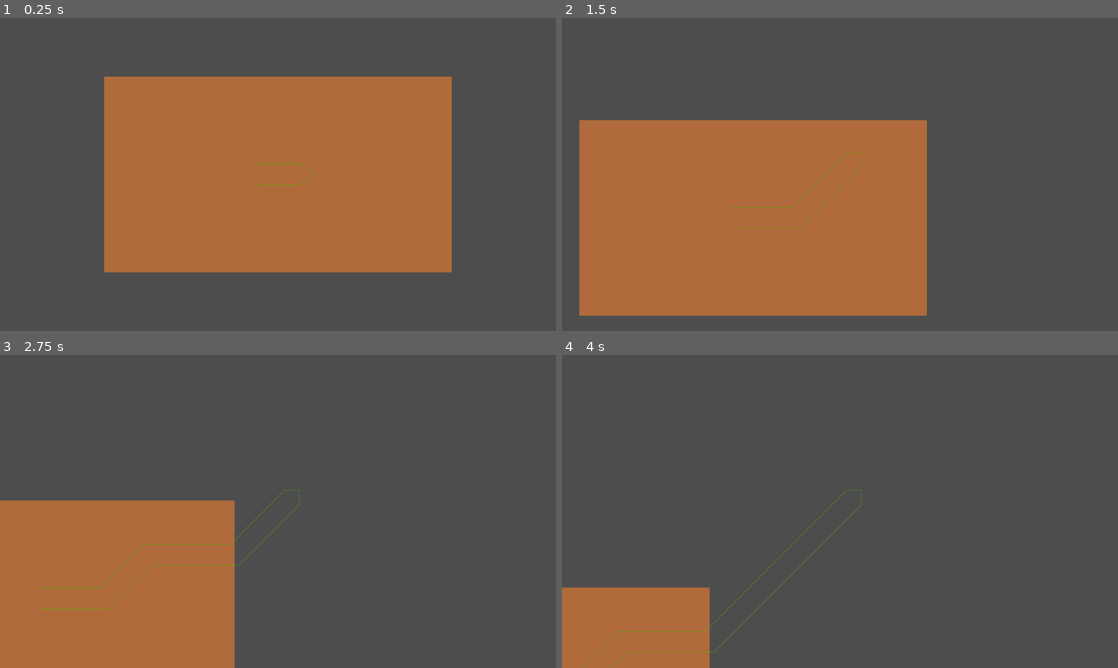
Above: before the commit, frames 1-4 (two rows, left to right).
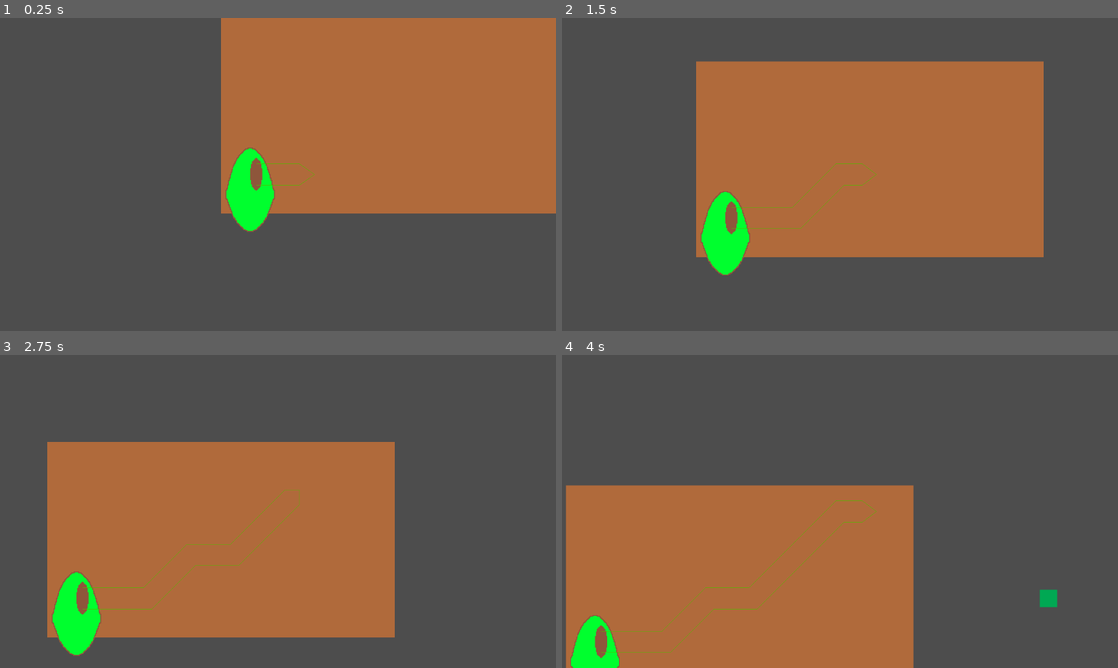
Above: after the commit, the same moments.

Repository: adammr333/root-game
Game: Godot game, scene res://scenes/game.tscn
Same seed, same stepped clock (60 frames per second), same inputs: the game is played once before the commit and once after it.
Inputs:
- Up to frame 1 (0.25 s): no input
- Up to frame 2 (1.5 s): tap Enter at 0.5 s; hold Up (ui_up) 0.53-1.28 s; hold Space (space) 0.53-1.28 s; hold Down (ui_down) from 1.28 s (still down); tap Space (space) at 1.35 s
- Up to frame 3 (2.75 s): release Down (ui_down) at 2.03 s; hold Up (ui_up) from 2.03 s (still down); hold Space (space) from 2.03 s (still down)
- Up to frame 4 (4 s): release Space (space) at 2.78 s; tap Space (space) at 2.85 s; release Up (ui_up) at 3.53 s; hold Down (ui_down) from 3.53 s (still down); hold Space (space) from 3.53 s (still down)

The runs differ from the first frame. In frame 1, 42% of the frame differs, in the area x 18-100%, y 0-82%; in frame 2, 43%, in the area x 3-87%, y 13-96%; in frame 3, 34%; in frame 4, 32%.

Commit message:
Finished directional sprite changes. Added in food gathering mechanic. Drew sprites for seed and hand, and started on an opening for the game

Diff:
--- /dev/null
+++ b/scenes/food.tscn
@@ -0,0 +1,98 @@
+[gd_scene load_steps=6 format=3 uid="uid://drq02g3g78ny6"]
+
+[ext_resource type="Script" uid="uid://db343ht8070mr" path="res://scripts/food.gd" id="1_xven1"]
+
+[sub_resource type="RectangleShape2D" id="RectangleShape2D_2glmo"]
+size = Vector2(42, 42)
+
+[sub_resource type="Animation" id="Animation_xven1"]
+resource_name = "shrink"
+tracks/0/type = "value"
+tracks/0/imported = false
+tracks/0/enabled = true
+tracks/0/path = NodePath("ColorRect:scale")
+tracks/0/interp = 1
+tracks/0/loop_wrap = true
+tracks/0/keys = {
+"times": PackedFloat32Array(0, 1),
+"transitions": PackedFloat32Array(1, 1),
+"update": 0,
+"values": [Vector2(1, 1), Vector2(0.25, 0.25)]
+}
+tracks/1/type = "value"
+tracks/1/imported = false
+tracks/1/enabled = true
+tracks/1/path = NodePath("ColorRect:visible")
+tracks/1/interp = 1
+tracks/1/loop_wrap = true
+tracks/1/keys = {
+"times": PackedFloat32Array(0, 1),
+"transitions": PackedFloat32Array(1, 1),
+"update": 1,
+"values": [true, false]
+}
+
+[sub_resource type="Animation" id="Animation_af40f"]
+length = 0.001
+tracks/0/type = "value"
+tracks/0/imported = false
+tracks/0/enabled = true
+tracks/0/path = NodePath("ColorRect:scale")
+tracks/0/interp = 1
+tracks/0/loop_wrap = true
+tracks/0/keys = {
+"times": PackedFloat32Array(0),
+"transitions": PackedFloat32Array(1),
+"update": 0,
+"values": [Vector2(1, 1)]
+}
+tracks/1/type = "value"
+tracks/1/imported = false
+tracks/1/enabled = true
+tracks/1/path = NodePath("ColorRect:visible")
+tracks/1/interp = 1
+tracks/1/loop_wrap = true
+tracks/1/keys = {
+"times": PackedFloat32Array(0),
+"transitions": PackedFloat32Array(1),
+"update": 1,
+"values": [true]
+}
+
+[sub_resource type="AnimationLibrary" id="AnimationLibrary_370ap"]
+_data = {
+&"RESET": SubResource("Animation_af40f"),
+&"shrink": SubResource("Animation_xven1")
+}
+
+[node name="Food" type="Area2D"]
+script = ExtResource("1_xven1")
+
+[node name="Sprite2D" type="Sprite2D" parent="."]
+position = Vector2(-20, 0)
+
+[node name="ColorRect" type="ColorRect" parent="."]
+anchors_preset = 8
+anchor_left = 0.5
+anchor_top = 0.5
+anchor_right = 0.5
+anchor_bottom = 0.5
+offset_left = -40.0
+offset_top = -20.0
+offset_bottom = 20.0
+grow_horizontal = 2
+grow_vertical = 2
+pivot_offset = Vector2(20, 20)
+color = Color(3.65794e-06, 0.658308, 0.32674, 1)
+
+[node name="CollisionShape2D" type="CollisionShape2D" parent="."]
+position = Vector2(-20, 0)
+shape = SubResource("RectangleShape2D_2glmo")
+
+[node name="AnimationPlayer" type="AnimationPlayer" parent="."]
+libraries = {
+&"": SubResource("AnimationLibrary_370ap")
+}
+
+[connection signal="body_entered" from="." to="." method="_on_body_entered"]
+[connection signal="animation_finished" from="AnimationPlayer" to="." method="_on_animation_player_animation_finished"]
--- a/scenes/game.tscn
+++ b/scenes/game.tscn
@@ -1,7 +1,45 @@
-[gd_scene load_steps=3 format=3 uid="uid://cx8r014q04wys"]
+[gd_scene load_steps=7 format=3 uid="uid://cx8r014q04wys"]
 
 [ext_resource type="PackedScene" uid="uid://c1kit4wd0qp61" path="res://scenes/root_tip.tscn" id="1_uwrxv"]
 [ext_resource type="Script" uid="uid://j2vk0cwalu2x" path="res://scripts/game.gd" id="1_yqjtg"]
+[ext_resource type="PackedScene" uid="uid://dwmn77aaqfa06" path="res://scenes/seed.tscn" id="3_lnu2h"]
+
+[sub_resource type="Animation" id="Animation_lnu2h"]
+resource_name = "game_win"
+length = 2.0
+tracks/0/type = "value"
+tracks/0/imported = false
+tracks/0/enabled = true
+tracks/0/path = NodePath("RootTip/RootCamera:zoom")
+tracks/0/interp = 1
+tracks/0/loop_wrap = true
+tracks/0/keys = {
+"times": PackedFloat32Array(0, 2),
+"transitions": PackedFloat32Array(1, 1),
+"update": 0,
+"values": [Vector2(1, 1), Vector2(0.25, 0.25)]
+}
+
+[sub_resource type="Animation" id="Animation_lbhrr"]
+length = 0.001
+tracks/0/type = "value"
+tracks/0/imported = false
+tracks/0/enabled = true
+tracks/0/path = NodePath("RootTip/RootCamera:zoom")
+tracks/0/interp = 1
+tracks/0/loop_wrap = true
+tracks/0/keys = {
+"times": PackedFloat32Array(0),
+"transitions": PackedFloat32Array(1),
+"update": 0,
+"values": [Vector2(1, 1)]
+}
+
+[sub_resource type="AnimationLibrary" id="AnimationLibrary_iywne"]
+_data = {
+&"RESET": SubResource("Animation_lbhrr"),
+&"game_win": SubResource("Animation_lnu2h")
+}
 
 [node name="Game" type="Node2D"]
 script = ExtResource("1_yqjtg")
@@ -11,7 +49,20 @@
 offset_bottom = 720.0
 color = Color(0.692285, 0.415016, 0.23228, 1)
 
+[node name="Seed" parent="." instance=ExtResource("3_lnu2h")]
+position = Vector2(67, 395)
+scale = Vector2(1.975, 1.975)
+
 [node name="RootTip" parent="." instance=ExtResource("1_uwrxv")]
-position = Vector2(640, 360)
+position = Vector2(131, 360)
 
 [node name="RootCamera" type="Camera2D" parent="RootTip"]
+
+[node name="FoodContainer" type="Node2D" parent="."]
+
+[node name="AnimationPlayer" type="AnimationPlayer" parent="."]
+libraries = {
+&"": SubResource("AnimationLibrary_iywne")
+}
+
+[connection signal="animation_finished" from="AnimationPlayer" to="." method="_on_animation_player_animation_finished"]
--- /dev/null
+++ b/scenes/opening.tscn
@@ -0,0 +1,160 @@
+[gd_scene load_steps=11 format=3 uid="uid://7me0os1721kp"]
+
+[ext_resource type="Texture2D" uid="uid://cjbogjtd8cqv3" path="res://assets/hand.png" id="1_pk062"]
+[ext_resource type="Script" uid="uid://byacvaunokgpm" path="res://scripts/opening.gd" id="1_y6ged"]
+[ext_resource type="PackedScene" uid="uid://dwmn77aaqfa06" path="res://scenes/seed.tscn" id="3_fvetl"]
+
+[sub_resource type="AtlasTexture" id="AtlasTexture_gafq3"]
+atlas = ExtResource("1_pk062")
+region = Rect2(0, 0, 500, 500)
+
+[sub_resource type="AtlasTexture" id="AtlasTexture_y6ged"]
+atlas = ExtResource("1_pk062")
+region = Rect2(500, 0, 500, 500)
+
+[sub_resource type="AtlasTexture" id="AtlasTexture_fvetl"]
+atlas = ExtResource("1_pk062")
+region = Rect2(1000, 0, 500, 500)
+
+[sub_resource type="SpriteFrames" id="SpriteFrames_jo2c7"]
+animations = [{
+"frames": [{
+"duration": 1.0,
+"texture": SubResource("AtlasTexture_gafq3")
+}, {
+"duration": 1.0,
+"texture": SubResource("AtlasTexture_y6ged")
+}, {
+"duration": 1.0,
+"texture": SubResource("AtlasTexture_fvetl")
+}],
+"loop": true,
+"name": &"default",
+"speed": 5.0
+}]
+
+[sub_resource type="Animation" id="Animation_jo2c7"]
+resource_name = "opening"
+length = 5.0
+tracks/0/type = "value"
+tracks/0/imported = false
+tracks/0/enabled = true
+tracks/0/path = NodePath("Hand:frame")
+tracks/0/interp = 1
+tracks/0/loop_wrap = true
+tracks/0/keys = {
+"times": PackedFloat32Array(0, 1, 2),
+"transitions": PackedFloat32Array(1, 1, 1),
+"update": 1,
+"values": [0, 1, 2]
+}
+tracks/1/type = "value"
+tracks/1/imported = false
+tracks/1/enabled = true
+tracks/1/path = NodePath("Seed:visible")
+tracks/1/interp = 1
+tracks/1/loop_wrap = true
+tracks/1/keys = {
+"times": PackedFloat32Array(0, 1, 5),
+"transitions": PackedFloat32Array(1, 1, 1),
+"update": 1,
+"values": [false, true, false]
+}
+tracks/2/type = "value"
+tracks/2/imported = false
+tracks/2/enabled = true
+tracks/2/path = NodePath("Seed:position")
+tracks/2/interp = 1
+tracks/2/loop_wrap = true
+tracks/2/keys = {
+"times": PackedFloat32Array(0, 2),
+"transitions": PackedFloat32Array(1, 1),
+"update": 1,
+"values": [Vector2(775, 453), Vector2(656, 453)]
+}
+tracks/3/type = "value"
+tracks/3/imported = false
+tracks/3/enabled = true
+tracks/3/path = NodePath("Seed:scale")
+tracks/3/interp = 1
+tracks/3/loop_wrap = true
+tracks/3/keys = {
+"times": PackedFloat32Array(0, 3, 4),
+"transitions": PackedFloat32Array(1, 1, 1),
+"update": 1,
+"values": [Vector2(1, 1), Vector2(0.535, 0.535), Vector2(0.25, 0.25)]
+}
+
+[sub_resource type="Animation" id="Animation_drfco"]
+length = 0.001
+tracks/0/type = "value"
+tracks/0/imported = false
+tracks/0/enabled = true
+tracks/0/path = NodePath("Hand:frame")
+tracks/0/interp = 1
+tracks/0/loop_wrap = true
+tracks/0/keys = {
+"times": PackedFloat32Array(0),
+"transitions": PackedFloat32Array(1),
+"update": 1,
+"values": [0]
+}
+tracks/1/type = "value"
+tracks/1/imported = false
+tracks/1/enabled = true
+tracks/1/path = NodePath("Seed:visible")
+tracks/1/interp = 1
+tracks/1/loop_wrap = true
+tracks/1/keys = {
+"times": PackedFloat32Array(0),
+"transitions": PackedFloat32Array(1),
+"update": 1,
+"values": [false]
+}
+tracks/2/type = "value"
+tracks/2/imported = false
+tracks/2/enabled = true
+tracks/2/path = NodePath("Seed:position")
+tracks/2/interp = 1
+tracks/2/loop_wrap = true
+tracks/2/keys = {
+"times": PackedFloat32Array(0),
+"transitions": PackedFloat32Array(1),
+"update": 0,
+"values": [Vector2(775, 453)]
+}
+tracks/3/type = "value"
+tracks/3/imported = false
+tracks/3/enabled = true
+tracks/3/path = NodePath("Seed:scale")
+tracks/3/interp = 1
+tracks/3/loop_wrap = true
+tracks/3/keys = {
+"times": PackedFloat32Array(0),
+"transitions": PackedFloat32Array(1),
+"update": 0,
+"values": [Vector2(1, 1)]
+}
+
+[sub_resource type="AnimationLibrary" id="AnimationLibrary_v10qa"]
+_data = {
+&"RESET": SubResource("Animation_drfco"),
+&"opening": SubResource("Animation_jo2c7")
+}
+
+[node name="Opening" type="Node2D"]
+script = ExtResource("1_y6ged")
+
+[node name="Hand" type="AnimatedSprite2D" parent="."]
+position = Vector2(811, 351)
+scale = Vector2(1.49, 1.49)
+sprite_frames = SubResource("SpriteFrames_jo2c7")
+
+[node name="Seed" parent="." instance=ExtResource("3_fvetl")]
+visible = false
+position = Vector2(775, 453)
+
+[node name="AnimationPlayer" type="AnimationPlayer" parent="."]
+libraries = {
+&"": SubResource("AnimationLibrary_v10qa")
+}
--- a/scenes/root_tip.tscn
+++ b/scenes/root_tip.tscn
@@ -4,7 +4,7 @@
 [ext_resource type="Texture2D" uid="uid://blhj58bsemo7y" path="res://assets/root_sprites/root-tip-straight.png" id="2_km8nn"]
 
 [sub_resource type="RectangleShape2D" id="RectangleShape2D_d000s"]
-size = Vector2(21, 28)
+size = Vector2(188.5, 62)
 
 [node name="RootTip" type="CharacterBody2D"]
 script = ExtResource("1_km8nn")
@@ -13,10 +13,11 @@
 texture = ExtResource("2_km8nn")
 
 [node name="CollisionShape2D" type="CollisionShape2D" parent="."]
-position = Vector2(32, 0)
+position = Vector2(0.25, 0)
 shape = SubResource("RectangleShape2D_d000s")
 
 [node name="GrowTimer" type="Timer" parent="."]
 wait_time = 0.5
+one_shot = true
 
 [connection signal="timeout" from="GrowTimer" to="." method="_on_grow_timer_timeout"]
--- /dev/null
+++ b/scenes/seed.tscn
@@ -0,0 +1,38 @@
+[gd_scene load_steps=6 format=3 uid="uid://dwmn77aaqfa06"]
+
+[ext_resource type="Texture2D" uid="uid://dfs80b3qtb7pn" path="res://assets/seed.png" id="1_m0bgt"]
+
+[sub_resource type="AtlasTexture" id="AtlasTexture_6mtvd"]
+atlas = ExtResource("1_m0bgt")
+region = Rect2(0, 0, 100, 100)
+
+[sub_resource type="AtlasTexture" id="AtlasTexture_kq6mk"]
+atlas = ExtResource("1_m0bgt")
+region = Rect2(100, 0, 100, 100)
+
+[sub_resource type="AtlasTexture" id="AtlasTexture_l184s"]
+atlas = ExtResource("1_m0bgt")
+region = Rect2(200, 0, 100, 100)
+
+[sub_resource type="SpriteFrames" id="SpriteFrames_a7sle"]
+animations = [{
+"frames": [{
+"duration": 1.0,
+"texture": SubResource("AtlasTexture_6mtvd")
+}, {
+"duration": 1.0,
+"texture": SubResource("AtlasTexture_kq6mk")
+}, {
+"duration": 1.0,
+"texture": SubResource("AtlasTexture_l184s")
+}],
+"loop": true,
+"name": &"default",
+"speed": 5.0
+}]
+
+[node name="Seed" type="Node2D"]
+
+[node name="AnimatedSprite2D" type="AnimatedSprite2D" parent="."]
+sprite_frames = SubResource("SpriteFrames_a7sle")
+frame = 2
--- /dev/null
+++ b/scripts/food.gd
@@ -0,0 +1,27 @@
+extends Area2D
+
+@onready var animPlayer: Node = $AnimationPlayer
+@onready var game: Node = get_tree().get_root().get_node("Game")
+
+var spawnPosition: int
+
+var spawnPositionArray: Array = [-200, -100, 0, 100, 200]
+
+signal collect
+
+
+func _ready() -> void:
+	spawnPosition = randi_range(0, 4)
+	position = get_node("/root/Game/RootTip").global_position + Vector2(600.0, spawnPositionArray[spawnPosition])
+
+
+func _on_body_entered(body: Node2D) -> void:
+	if body is RootTip:
+		animPlayer.play("shrink")
+		game.foodCount += 1
+		game.witherCounter -= 5
+		print("Food: " + str(game.foodCount))
+
+
+func _on_animation_player_animation_finished(anim_name: StringName) -> void:
+	queue_free()
--- a/scripts/game.gd
+++ b/scripts/game.gd
@@ -3,21 +3,27 @@
 @onready var ground: Node = $Ground
 @onready var rootTip: Node = $RootTip
 @onready var camera: Node = $RootTip/RootCamera
+@onready var foodContainer: Node = $FoodContainer
+@onready var animPlayer: Node = $AnimationPlayer
 
 var windowWidth: float = DisplayServer.window_get_size().x
 var windowHeight: float = DisplayServer.window_get_size().y
 var rootSpriteGrowth: Resource = load("res://scenes/new_root_growth.tscn")
+var newFoodLoad: Resource = load("res://scenes/food.tscn")
 var newRootGrowthIndex: int = get_child_count() - 1
 var previousRootSprite: String = "Straight"
 var newRootSprite: String = "Straight"
 var spriteChoice: int
+var foodSpawnCounter: int = 0
+var foodCount: int = 0
+var witherCounter: int = -5
 
 
 func _ready() -> void:
 	#get_window().size = Vector2(640, 360)
 	ground.size = Vector2(windowWidth, windowHeight)
 	print(ground.size)
-	rootTip.global_position = Vector2(windowWidth / 2, windowHeight / 2)
+	#rootTip.global_position = Vector2(windowWidth / 2, windowHeight / 2)
 	#camera.limit_left = windowWidth - windowWidth
 	#camera.limit_right = windowWidth
 	#camera.limit_top = windowHeight - windowHeight
@@ -26,6 +32,8 @@
 
 
 func _process(delta: float) -> void:
+	if foodCount == 3:
+		animPlayer.play("game_win")
 	match previousRootSprite:
 		"Straight":
 			match newRootSprite:
@@ -66,6 +74,23 @@
 func grow_root():
 	var newRootGrowth = rootSpriteGrowth.instantiate()
 	add_child(newRootGrowth)
-	print("Previous: " + previousRootSprite)
 	previousRootSprite = newRootSprite
+	foodSpawnCounter += 1
+	if foodSpawnCounter == 5:
+		spawn_food()
+	witherCounter += 1
+	print("Wither: " + str(witherCounter))
+	if witherCounter == 10:
+		print("The Flower Has Withered")
 	pass
+
+
+func spawn_food():
+	var newFood = newFoodLoad.instantiate()
+	get_node("FoodContainer").add_child(newFood)
+	foodSpawnCounter = 0
+
+
+func _on_animation_player_animation_finished(anim_name: StringName) -> void:
+	if anim_name == "game_win":
+		foodCount = 0
--- /dev/null
+++ b/scripts/opening.gd
@@ -0,0 +1,3 @@
+extends Node2D
+
+@onready var animPlayer: Node = $AnimationPlayer
--- a/scripts/root_tip.gd
+++ b/scripts/root_tip.gd
@@ -1,4 +1,5 @@
 extends CharacterBody2D
+class_name RootTip
 
 @onready var game: Node = get_tree().get_root().get_node("Game")
 @onready var rootSprite: Node = $RootSprite
@@ -6,7 +7,7 @@
 
 var direction: float
 var speed: int = 100
-var pointing: String = "Straight"
+var pointing: int = 0
 
 var rootTipSprite: Array = [
 	"res://assets/root_sprites/root-tip-straight.png", #0
@@ -20,6 +21,7 @@
 	"res://assets/root_sprites/root-tip-diagonal-down-diagonal-up.png" #8
 ]
 
+
 func _ready() -> void:
 	growTimer.start()
 	pass
@@ -31,31 +33,71 @@
 
 func _unhandled_input(event: InputEvent) -> void:
 	if event.is_action_pressed("ui_up"):
-		match game.newRootSprite:
-			"Straight":
-				game.newRootSprite = "Diagonal Up"
-			"Diagonal Up":
-				game.newRootSprite = "Diagonal Up"
-			"Diagonal Down":
-				game.newRootSprite = "Straight"
-		print(game.newRootSprite)
-		if rotation_degrees != -45:
-			#rotation_degrees -= 45
-			direction += -speed
+		pivotUp()
 	if event.is_action_pressed("ui_down"):
-		match game.newRootSprite:
-			"Straight":
-				game.newRootSprite = "Diagonal Down"
-			"Diagonal Up":
-				game.newRootSprite = "Straight"
-			"Diagonal Down":
-				game.newRootSprite = "Diagonal Down"
-		print(game.newRootSprite)
-		if rotation_degrees != 45:
-			#rotation_degrees += 45
-			direction += speed
-	#if event.is_action_pressed("space"):
-		#growTimer.start()
+		pivotDown()
+	if event.is_action_pressed("space"):
+		growTimer.start()
+	pass
+
+
+func pivotUp():
+	match game.newRootSprite:
+		"Straight":
+			game.newRootSprite = "Diagonal Up"
+		"Diagonal Up":
+			game.newRootSprite = "Diagonal Up"
+		"Diagonal Down":
+			game.newRootSprite = "Straight"
+	match game.previousRootSprite:
+		"Straight":
+			if pointing == 0:
+				rootSprite.texture = load(rootTipSprite[3])
+			if pointing == 1:
+				rootSprite.texture = load(rootTipSprite[0])
+		"Diagonal Up":
+			if pointing == 0:
+				rootSprite.texture = load(rootTipSprite[1])
+			if pointing == 1:
+				rootSprite.texture = load(rootTipSprite[5])
+		"Diagonal Down":
+			if pointing == 0:
+				rootSprite.texture = load(rootTipSprite[8])
+			if pointing == 1:
+				rootSprite.texture = load(rootTipSprite[6])
+	if pointing > -1:
+		pointing -= 1
+		direction -= speed
+	pass
+
+
+func pivotDown():
+	match game.newRootSprite:
+		"Straight":
+			game.newRootSprite = "Diagonal Down"
+		"Diagonal Up":
+			game.newRootSprite = "Straight"
+		"Diagonal Down":
+			game.newRootSprite = "Diagonal Down"
+	match game.previousRootSprite:
+		"Straight":
+			if pointing == 0:
+				rootSprite.texture = load(rootTipSprite[4])
+			if pointing == -1:
+				rootSprite.texture = load(rootTipSprite[0])
+		"Diagonal Up":
+			if pointing == 0:
+				rootSprite.texture = load(rootTipSprite[7])
+			if pointing == -1:
+				rootSprite.texture = load(rootTipSprite[5])
+		"Diagonal Down":
+			if pointing == 0:
+				rootSprite.texture = load(rootTipSprite[2])
+			if pointing == -1:
+				rootSprite.texture = load(rootTipSprite[6])
+	if pointing < 1:
+		pointing += 1
+		direction += speed
 	pass
 
 
@@ -69,4 +111,5 @@
 			rootSprite.texture = load(rootTipSprite[1])
 		"Diagonal Down":
 			rootSprite.texture = load(rootTipSprite[2])
+	print(position)
 	pass
Binary file added: assets/hand.png
Not shown, added: assets/hand.png.import
Binary file added: assets/seed.png
Not shown, added: assets/seed.png.import
Not shown, added: scripts/food.gd.uid
Not shown, added: scripts/opening.gd.uid
